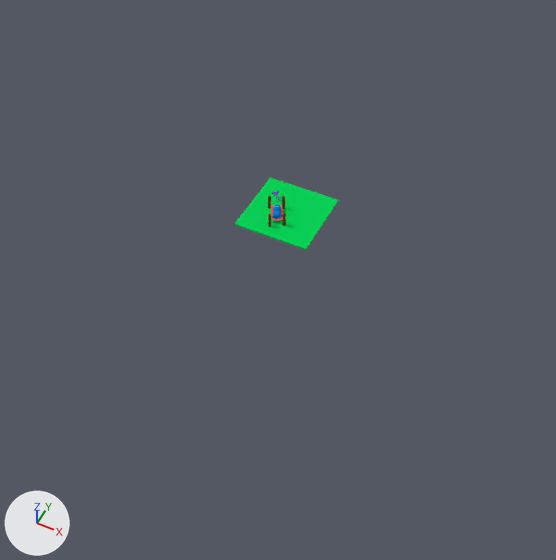
Two versions of the Blender file Blender/WorldScene.blend, one commit apart.
The view is the same before and after, from a 50 mm lens placed at (31.6, -65.8, 68.4), pointed at (2.1, -6.9, -5.3). The axes (+X, +Y, +Z) are drawn at lower left. The lights are the same throughout.

The scene before the commit, as lines of its bpy script (objects in view):
```python
me_cube_001 = bpy.data.meshes.new('Cube.001')
me_cube_001.from_pydata(...)  # a box spanning x -1.0..1.0, y -1.0..1.0, z -1.0..1.0
me_cube_001.materials.append(mat_material_001)  # green #0ad457
me_plane = bpy.data.meshes.new('Plane')
me_plane.from_pydata([(-1.13, -1.59, 1.19), (0.68, -1.43, 1.12), (-1.06, 1.78, 1.06), (0.65, 1.58, 1.16), (0.0, -0.91, 0.02), (0.03, 1.23, 0.23), (-0.81, 0.0, 0.06), (0.59, 0.0, 0.0), (0.0, 0.0, 0.0)], [], [(8, 7, 3, 5), (6, 8, 5, 2), (0, 4, 8, 6), (4, 1, 7, 8)])
me_plane.polygons.foreach_set('use_smooth', [True] * 4)
me_plane.materials.append(mat_material_003)  # red #ef6a5f
ob_cube = bpy.data.objects.new('Cube', me_cube_001)
ob_cube.location = (0.0, 0.0, -0.1)
ob_cube.scale = (5.0, 5.0, 0.1)
ob_hum = bpy.data.objects.new('Hum', None)
ob_hum.location = (-0.281, -2.317, 0.688)
ob_hum.rotation_euler = (-1.608, -0.0211, 0.547)  # degrees (-92, -1.2, 31)
ob_plane = bpy.data.objects.new('Plane', me_plane)
ob_plane.location = (-0.6, -1.4, 0.0)
ob_plane.rotation_euler = (0.0, 0.0, 0.488)  # degrees (0, 0, 28)
_m = ob_plane.modifiers.new('Subdivision', 'SUBSURF')
_m.levels = 3
```
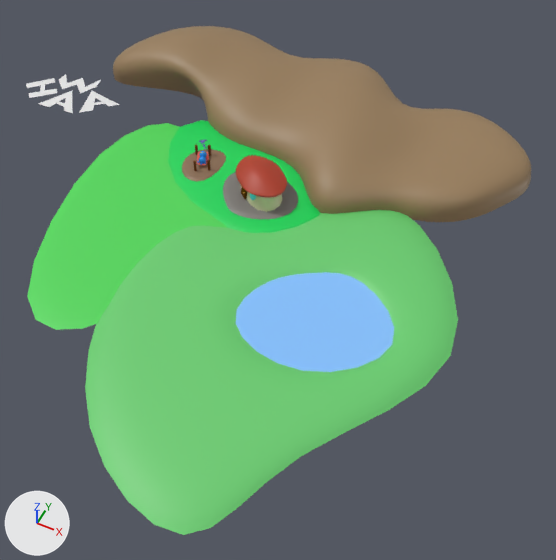
ob_hum is not drawn itself; it is the parent of ob_hum_middle.

Where the change shows, as pixel boxes (x1, y1, x2, y2) in the pictures (556 x 560 px):
'Cube.011', added (green)
    after: (85, 210, 458, 535)
'Cube.010', added (brown)
    after: (113, 26, 531, 222)
'Cube.009', added (green)
    after: (27, 123, 227, 330)
'Cube.012', added (blue)
    after: (235, 272, 394, 372)
'ground', added (green)
    after: (168, 120, 320, 233)
'Cube', recoloured
    both: (235, 178, 338, 250)
'Plane.001', added (red)
    after: (236, 155, 287, 197)
'Plane.002', added
    after: (223, 172, 298, 219)
'Cube.007', added (brown)
    after: (182, 149, 226, 182)
'Cube.008', added
    after: (241, 186, 282, 212)
'Plane.006', added
    after: (79, 91, 119, 113)
'Plane.005', added
    after: (38, 91, 73, 113)
'Plane.003', added
    after: (59, 74, 101, 94)
'Plane.004', added
    after: (26, 78, 57, 98)
'Plane', moved
    before: (271, 205, 283, 221)
    after: (197, 152, 209, 165)
'body', moved
    before: (273, 211, 281, 218)
    after: (199, 156, 206, 164)
'head', moved
    before: (273, 204, 281, 211)
    after: (199, 151, 207, 157)

The change, as a diff of the scene's bpy script:
```diff
--- a/Blender/WorldScene.blend.py
+++ b/Blender/WorldScene.blend.py
@@ me_cube_001 @@
 me_cube_001.from_pydata(...)  # 8 vertices, 6 faces; spans x -1.0..1.0, y -1.0..1.0, z -1.0..1.0
-me_cube_001.materials.append(mat_material_001)  # green #0ad457
+me_cube_001.materials.append(mat_material_006)  # brown #5c3505
@@ me_plane_003 @@
+me_plane_003.from_pydata([(-1.57, -0.58, 0.0), (-3.29, -0.24, 0.0), (-3.08, 1.59, 0.0), (-1.35, -2.22, 0.0), (-0.09, 1.62, 0.0), (0.06, -0.33, 0.0), (1.56, -0.35, 0.0), (1.82, -2.17, 0.0), (2.8, 2.4, 0.0), (3.13, 0.29, 0.0)], [], [(0, 3, 5, 4), (1, 3, 0, 2), (4, 5, 7, 6), (6, 7, 9, 8)])
@@ me_cube_001_1 @@
+me_cube_001_1.from_pydata([(13.3, 9.5, -0.4), (11.8, 8.5, 0.4), (13.5, -10.5, -0.4), (12.0, -9.3, 0.4), (-18.3, 15.2, -0.4), (-16.8, 14.3, 0.4), (-11.8, -7.0, -0.4), (-10.4, -6.2, 0.4)], [], [(0, 1, 3, 2), (2, 3, 7, 6), (6, 7, 5, 4), (4, 5, 1, 0), (7, 3, 1, 5)])
+me_cube_001_1.polygons.foreach_set('use_smooth', [True] * 5)
+me_cube_001_1.materials.append(mat_material_001)  # green #0ad457
@@ ob_hum @@
 ob_hum = bpy.data.objects.new('Hum', None)
-ob_hum.location = (-0.281, -2.317, 0.688)
+ob_hum.location = (-13.98, 2.48, 1.014)
 ob_hum.rotation_euler = (-1.608, -0.0211, 0.547)  # degrees (-92, -1.2, 31)
@@ ob_plane @@
 ob_plane = bpy.data.objects.new('Plane', me_plane)
-ob_plane.location = (-0.6, -1.4, 0.0)
+ob_plane.location = (-14.3, 3.4, 0.3)
 ob_plane.rotation_euler = (0.0, 0.0, 0.488)  # degrees (0, 0, 28)
@@ ob_cube_007 @@
+ob_cube_007 = bpy.data.objects.new('Cube.007', me_cube)  # 15 vertices, 12 faces; spans x -1.55..1.66, y -2.16..1.2, z 0.26..1.0; in mat_material (brown #896c52); modifiers SUBSURF
+ob_cube_007.location = (-14.3, 3.7, -0.3)
+ob_cube_007.rotation_euler = (0.0, 0.0, 0.56)  # degrees (0, 0, 32)
+ob_cube_007.scale = (2.76, 2.76, 0.664)
@@ ob_plane_006 @@
+ob_plane_006 = bpy.data.objects.new('Plane.006', me_plane_006)  # 14 vertices, 7 faces; spans x -4.08..4.15, y -2.11..4.86, z 0.0
+ob_plane_006.location = (-35.6, 8.5, 0.0)
+ob_plane_006.rotation_euler = (0.0, 0.0, 0.74)  # degrees (0, 0, 42)
+ob_plane_006.scale = (0.739, 0.739, 0.739)
@@ ob_plane_005 @@
+ob_plane_005 = bpy.data.objects.new('Plane.005', me_plane_006.copy())
+ob_plane_005.location = (-40.6, 6.0, 0.0)
+ob_plane_005.scale = (0.739, 0.739, 0.739)
@@ ob_plane_004 @@
+ob_plane_004 = bpy.data.objects.new('Plane.004', me_plane_004)  # 16 vertices, 7 faces; spans x -2.03..2.18, y -2.21..2.16, z 0.0
+ob_plane_004.location = (-45.6, 8.0, 0.0)
+ob_plane_004.rotation_euler = (0.0, 0.0, -0.745)  # degrees (0, 0, -43)
@@ ob_plane_003 @@
+ob_plane_003 = bpy.data.objects.new('Plane.003', me_plane_003)
+ob_plane_003.location = (-41.5, 11.4, 0.0)
+ob_plane_003.rotation_euler = (0.0, 0.0, 0.0729)  # degrees (0, 0, 4.2)
@@ ob_cube_010 @@
+ob_cube_010 = bpy.data.objects.new('Cube.010', me_cube_014)  # 52 vertices, 40 faces; spans x -41.1..28.4, y -17.8..18.6, z -1.0..8.2; in mat_material_011 (brown #997e5b); modifiers SUBSURF
+ob_cube_010.location = (-0.1, 17.0, 0.0)
@@ ob_cube_012 @@
+ob_cube_012 = bpy.data.objects.new('Cube.012', me_cube_013)  # 16 vertices, 14 faces; spans x -9.4..11.6, y -7.9..10.9, z -1.0..1.0; in mat_material_009 (blue #8ac3fa)
+ob_cube_012.location = (9.8, -15.9, -1.3)
@@ ob_cube_011 @@
+ob_cube_011 = bpy.data.objects.new('Cube.011', me_cube_012)  # 31 vertices, 24 faces; spans x -21.6..25.5, y -28.8..28.4, z -0.5..0.5; in mat_material_010 (green #6acd70); modifiers SUBSURF
+ob_cube_011.location = (6.4, -17.9, -0.1)
@@ ob_cube_009 @@
+ob_cube_009 = bpy.data.objects.new('Cube.009', me_cube_010)  # 16 vertices, 11 faces; spans x -26.2..5.6, y -16.4..22.7, z -1.9..1.0; in mat_material_008 (green #50d758); modifiers SUBSURF
+ob_cube_009.location = (-10.4, -6.3, -0.2)
+ob_cube_009.rotation_euler = (0.0, 0.0, 0.709)  # degrees (0, 0, 41)
+ob_cube_009.scale = (1.0, 1.0, 0.167)
@@ ob_plane_002 @@
+ob_plane_002 = bpy.data.objects.new('Plane.002', me_plane_002)  # 24 vertices, 22 faces; spans x -6.1..5.78, y -4.52..5.39, z -0.3..0.0; in mat_material_007 (grey #7c7974); modifiers SUBSURF
+ob_plane_002.location = (-4.8, 0.9, 0.4)
@@ ob_plane_001 @@
+ob_plane_001 = bpy.data.objects.new('Plane.001', me_plane_001)  # 18 vertices, 16 faces; spans x -3.65..3.61, y -3.18..3.18, z -0.18..2.55; in mat_material_005 (red #b23c24); modifiers SUBSURF
+ob_plane_001.location = (-4.6, 1.7, 3.0)
+ob_plane_001.scale = (1.24, 1.24, 1.24)
@@ ob_cube_008 @@
+ob_cube_008 = bpy.data.objects.new('Cube.008', me_cube_008)  # 12 vertices, 9 faces; spans x -1.26..1.18, y -1.47..1.3, z -0.68..4.23; in mat_material_004 (beige #d1d0a7); modifiers SUBSURF
+ob_cube_008.location = (-4.6, 1.8, 0.2)
+ob_cube_008.rotation_euler = (0.0, 0.0, -0.654)  # degrees (0, 0, -37)
+ob_cube_008.scale = (4.21, 2.23, 0.717)
@@ ob_ground @@
+ob_ground = bpy.data.objects.new('ground', me_cube_001_1)  # modifiers SUBSURF
+ob_ground.location = (-8.2, 1.8, -0.1)
```
